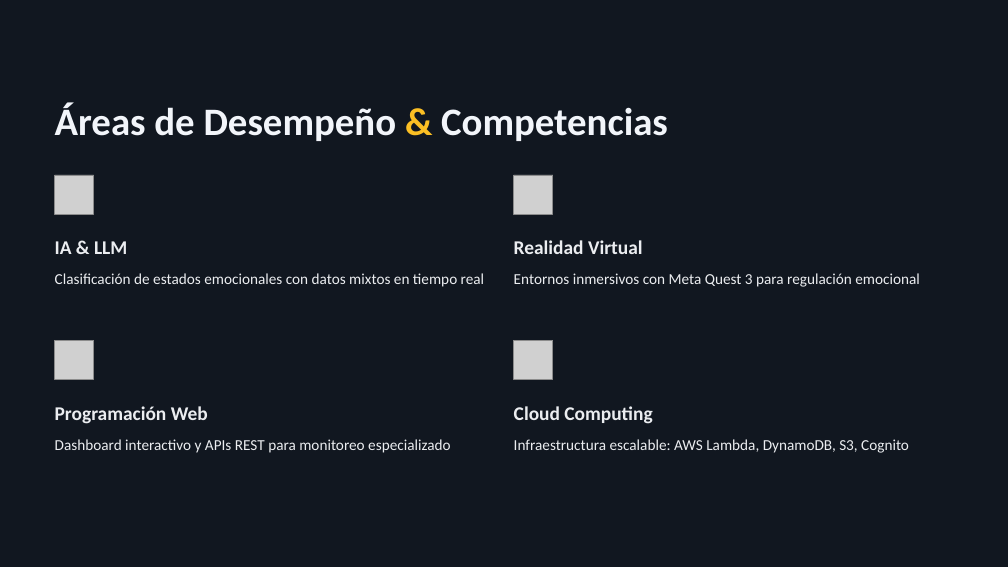
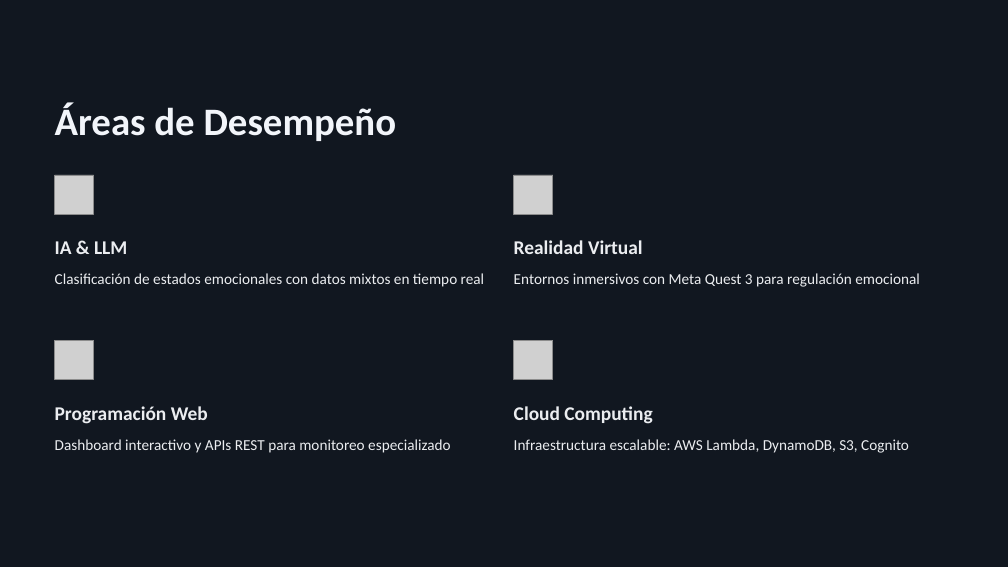
Before and after one commit to PatoGonzalezz/SportMind_VR, a slide deck: slide 3 of Fase 1/Evidencias Grupales/Sportmind presentacion1.pptx. Drawn at 1008x567 pixels with LibreOffice and Linux fonts; fonts in the diff are those of the drawing; grey boxes stand for pictures; background and template pictures are left out; a plain dark background stands for a picture behind light text. Boxes give left, top, right and bottom in pixels: in the first picture for what was removed or moved away, otherwise in the second. Text is boxed around its words. In the diff, an @@ line names an element or a change of style, - is before the commit and + after.

```diff
--- a/Fase 1/Evidencias Grupales/Sportmind presentacion1.pptx
+++ b/Fase 1/Evidencias Grupales/Sportmind presentacion1.pptx
@@ text at <box>55,102,397,141</box>: text changed @@
-Áreas de Desempeño & Competencias
+Áreas de Desempeño
```
Also in this commit, not shown: 6 other slides changed, 4 slides added, 3 slides removed, 2 other files.
